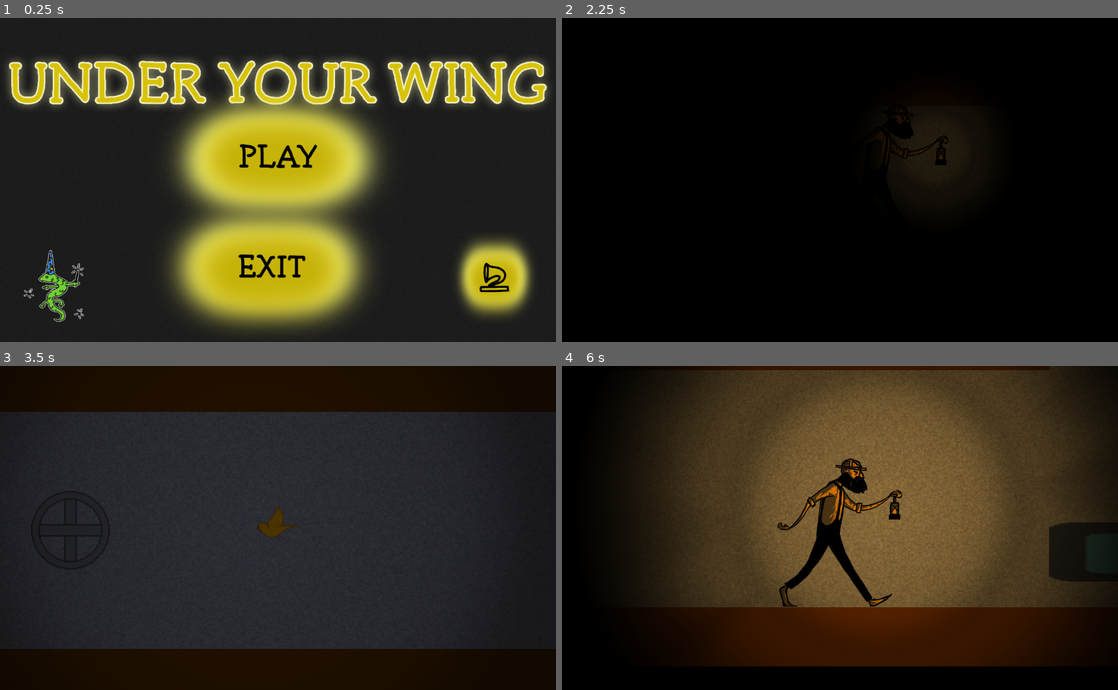
Above: before the commit, frames 1-4 (two rows, left to right).
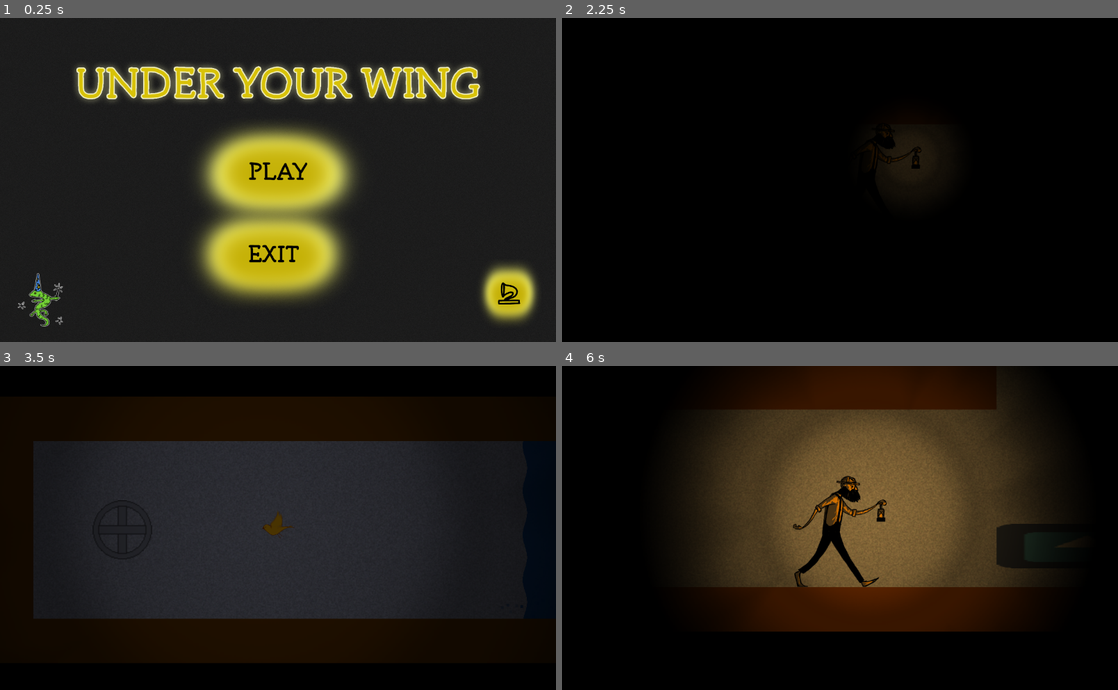
Above: after the commit, the same moments.

Repository: HedgeLizards/GGJ21
Game: Godot game, scene res://scenes/Menu.tscn
Same seed, same stepped clock (60 frames per second), same inputs: the game is played once before the commit and once after it. The engine's default icon, where the game draws it, is replaced by a stand-in: a white triangle on a blue panel in a dark square.
Inputs (mouse positions are in pixels of both pictures, inside the frame that each line leads up to; where the layout moved, square brackets give the same spot in the first picture):
- Up to frame 1 (0.25 s): no input
- Up to frame 2 (2.25 s): click (840, 173) [840, 157] at 0.5 s; tap Enter at 1.25 s; move the mouse to (962, 163) at 1.27 s; hold F (interact) 1.28-2.03 s; hold Right (right) from 1.28 s (still down); tap Up (up) at 1.52, 1.82 s; move the mouse to (728, 196) at 2.02 s; tap X (switch) at 2.1 s
- Up to frame 3 (3.5 s): tap Up (up) at 2.27, 2.57 s; move the mouse to (333, 456) at 2.77 s; release Right (right) at 2.78 s; hold Left (left) from 2.78 s (still down); tap T (toggle_elevator) at 2.85 s
- Up to frame 4 (6 s): move the mouse to (812, 592) at 3.52 s; release Left (left) at 3.53 s; hold Right (right) 3.53-5.03 s; tap F (interact) at 3.6 s; tap Up (up) at 3.77, 4.07, 4.52, 4.82, 5.27, 5.57 s; move the mouse to (1006, 576) at 4.27 s; tap X (switch) at 4.35 s; move the mouse to (673, 479) at 5.02 s; hold Left (left) 5.03-5.78 s; tap T (toggle_elevator) at 5.1 s; move the mouse to (867, 528) at 5.77 s; hold Right (right) from 5.78 s (still down); hold F (interact) from 5.78 s (still down)

The runs differ from the first frame. In frame 1, 32% of the frame differs, in the area x 1-99%, y 12-97%; in frame 2, 0.2%; in frame 3, 33%; in frame 4, 49%, in the area x 11-100%, y 0-93%.

Commit message:
Improved HiDPI support

Diff:
--- a/scripts/Menu.gd
+++ b/scripts/Menu.gd
@@ -1,7 +1,7 @@
 extends Control
 
 func _ready():
-	var factor = OS.get_screen_dpi() / 72.0
+	var factor = OS.get_screen_scale()
 
 	for child in get_children():
 		child.rect_scale *= factor
--- a/scripts/World.gd
+++ b/scripts/World.gd
@@ -9,7 +9,7 @@
 
 # Called when the node enters the scene tree for the first time.
 func _ready():
-	var factor = 72.0 / OS.get_screen_dpi()
+	var factor = 1 / OS.get_screen_scale()
 
 	$Miner/Camera.zoom = Vector2(factor, factor)
 	$Miner/Camera.light = $Canary/Light
